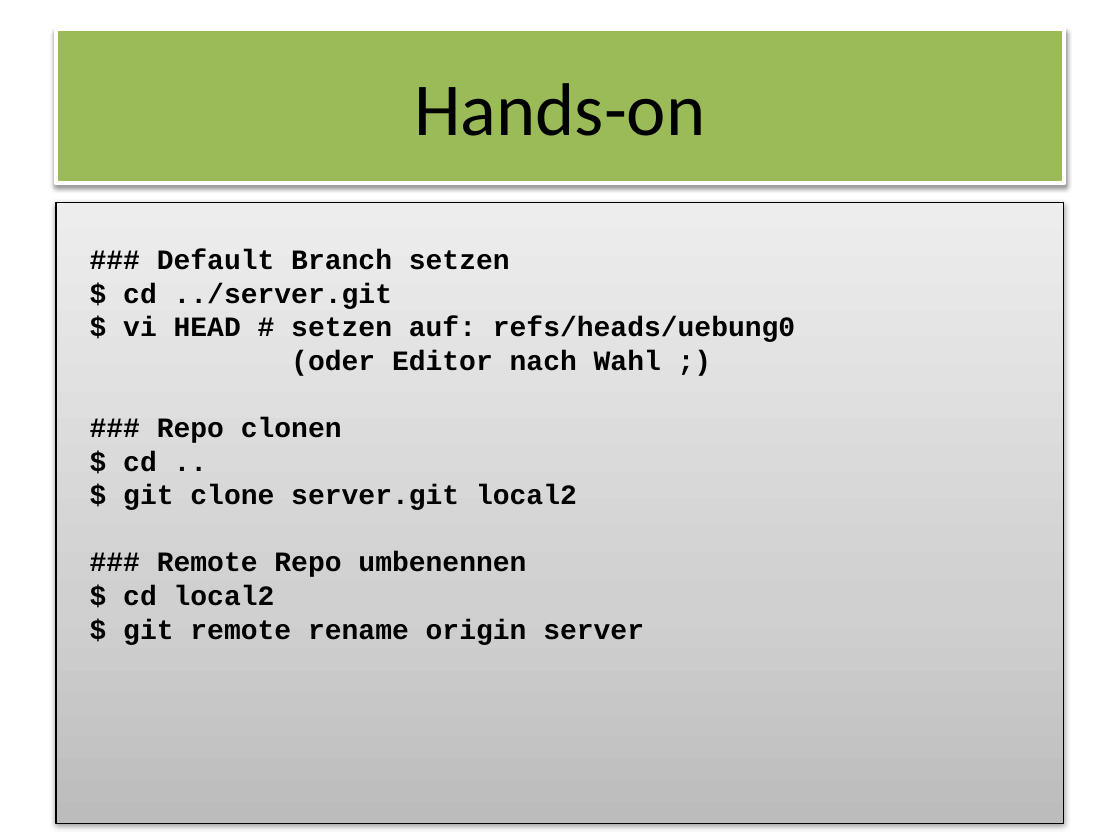
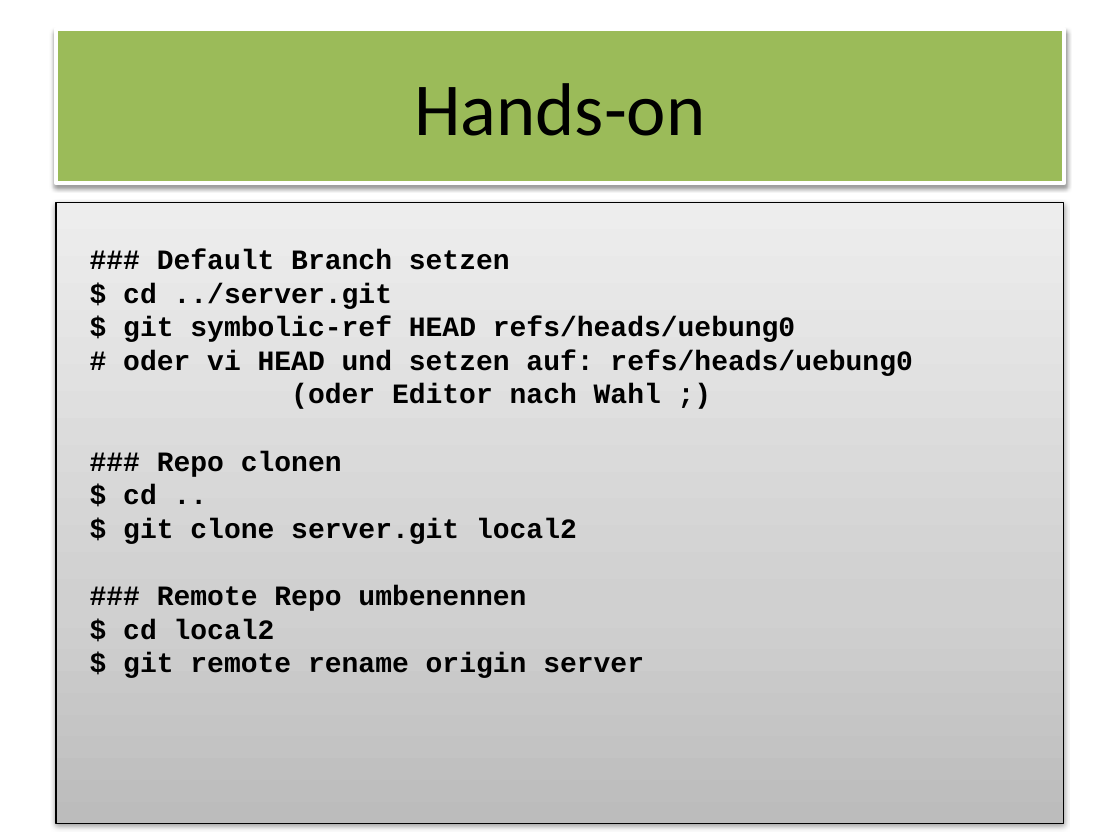
Before and after one commit to owidder/git-wks, a slide deck: slide 26 of git-wks.pptx. Drawn at 1120x840 pixels with LibreOffice and Linux fonts; fonts in the diff are those of the drawing. Boxes give left, top, right and bottom in pixels: in the first picture for what was removed or moved away, otherwise in the second. Text is boxed around its words. In the diff, an @@ line names an element or a change of style, - is before the commit and + after.

Commit message:
some fixes (1)

```diff
--- a/git-wks.pptx
+++ b/git-wks.pptx
@@ text at bbox=[123, 316, 912, 376]: text changed @@
-$ vi HEAD # setzen auf: refs/heads/uebung0
+$ git symbolic-ref HEAD refs/heads/uebung0
+# oder vi HEAD und setzen auf: refs/heads/uebung0
```
Also in this commit, not shown: 2 other slides changed.
